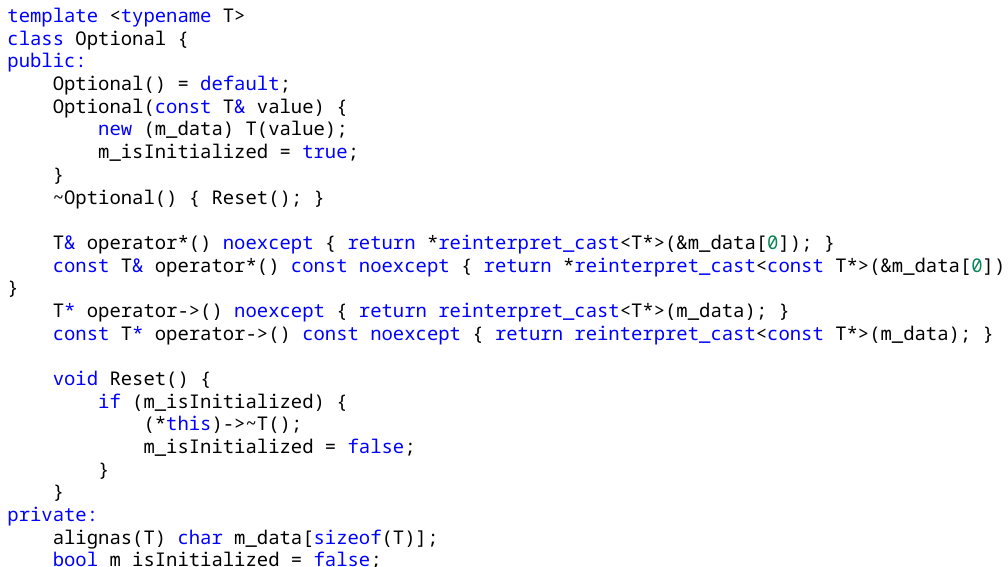
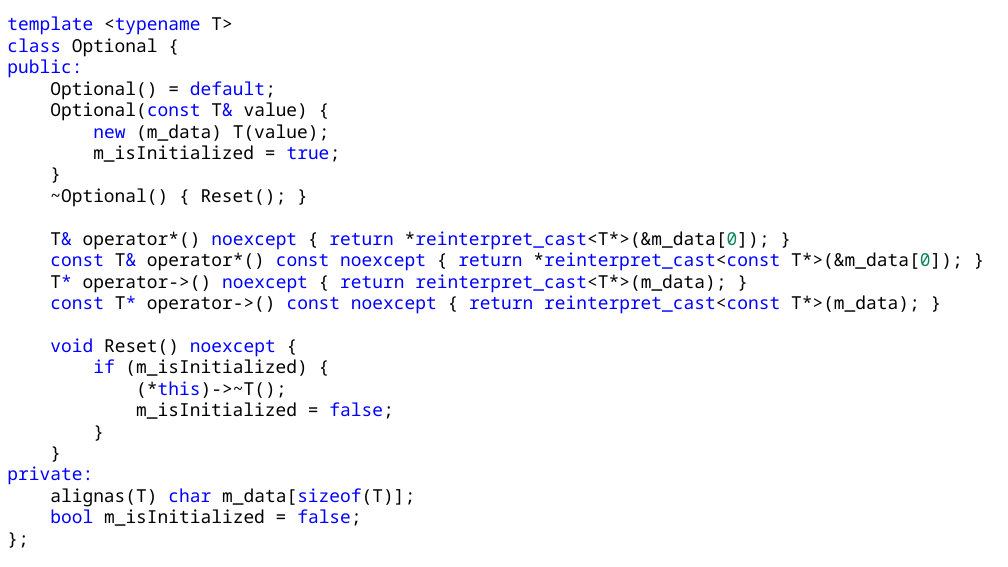
Before and after one commit to alexey-malov/oop, a slide deck: slide 74 of lectures/05/Указатели и динамическая память.pptx (slide 71 before the commit). Drawn at 1008x567 pixels with LibreOffice and Linux fonts; fonts in the diff are those of the drawing. Boxes give left, top, right and bottom in pixels: in the first picture for what was removed or moved away, otherwise in the second. Text is boxed around its words. In the diff, an @@ line names an element or a change of style, - is before the commit and + after.

```diff
--- a/lectures/05/Указатели и динамическая память.pptx
+++ b/lectures/05/Указатели и динамическая память.pptx
@@ text "template <typename T>": place and size @@
-text "template <typename T>" at bbox=[7, 7, 1008, 567]
+text "template <typename T>" at bbox=[7, 16, 963, 526]
@@ text at bbox=[7, 16, 963, 526]: size 18 to 17 pt @@
@@ text at bbox=[50, 338, 276, 357]: text changed; size 18 to 17 pt; text colour #000000 to #0000FF @@
-void Reset() {
+void Reset() noexcept {
```
Also in this commit, not shown: 9 other slides changed, 6 slides added, 1 other file.
